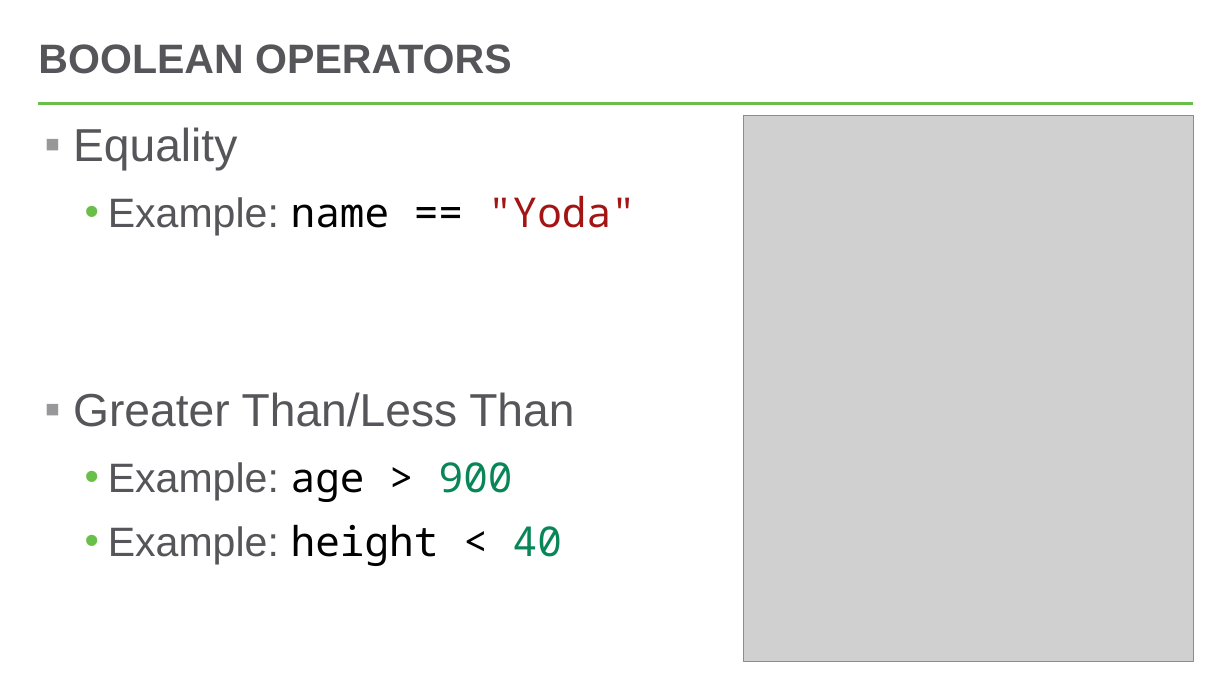
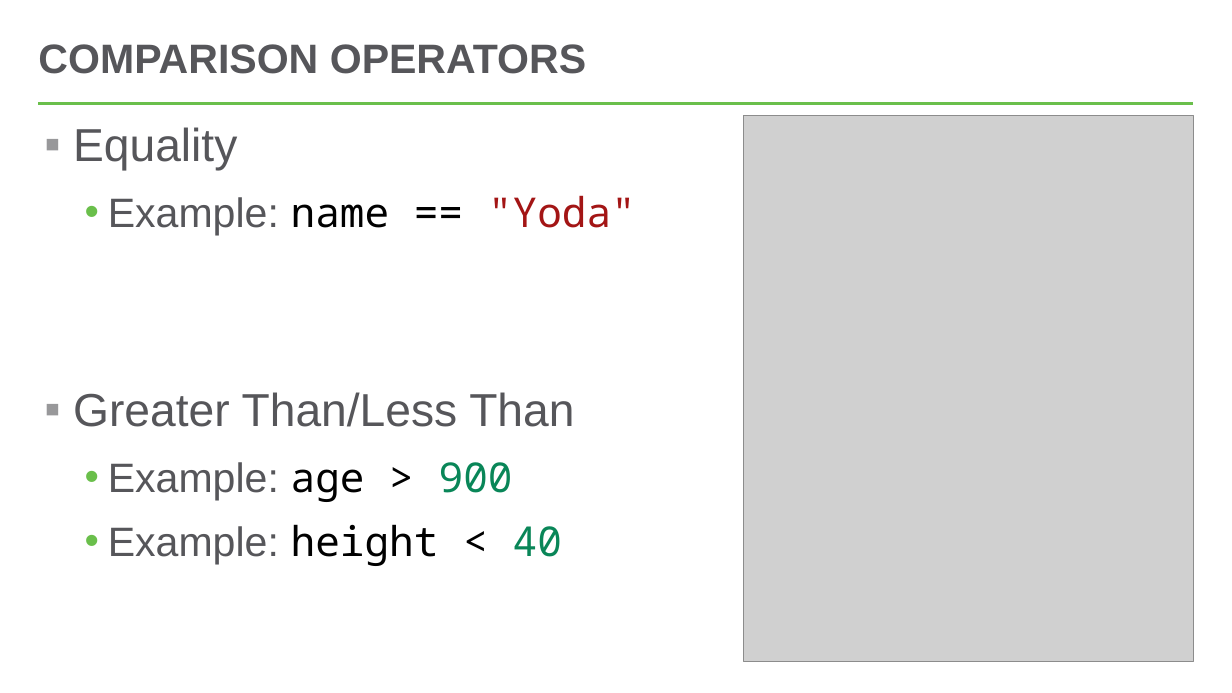
Before and after one commit to hytechclub/cs-101, a slide deck: slide 6 of Conditionals/ConditionalStatements.pptx. Drawn at 1232x693 pixels with LibreOffice and Linux fonts; fonts in the diff are those of the drawing; grey boxes stand for pictures. Boxes give left, top, right and bottom in pixels: in the first picture for what was removed or moved away, otherwise in the second. Text is boxed around its words. In the diff, an @@ line names an element or a change of style, - is before the commit and + after.

Commit message:
fix wording

```diff
--- a/Conditionals/ConditionalStatements.pptx
+++ b/Conditionals/ConditionalStatements.pptx
@@ title at bbox=[38, 44, 586, 74]: text changed @@
-BOOLEAN OPERATORS
+COMPARISON OPERATORS
```
